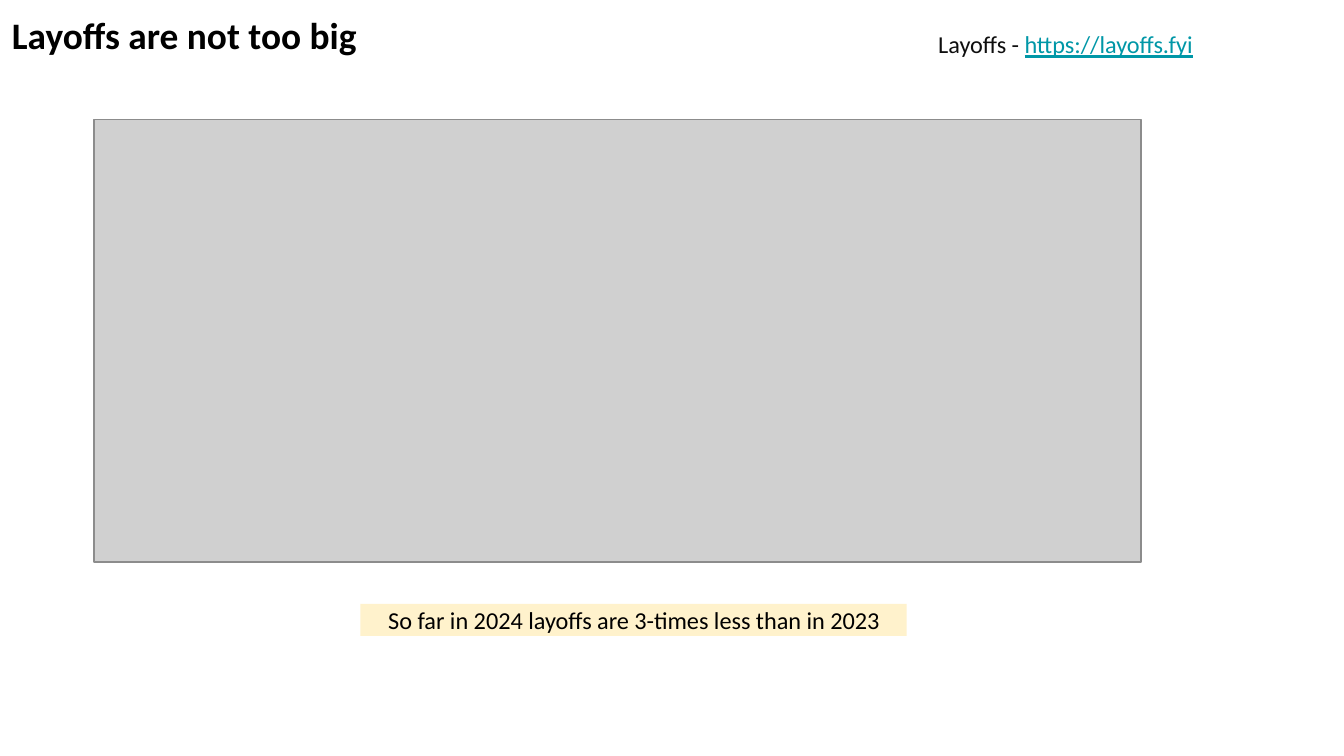
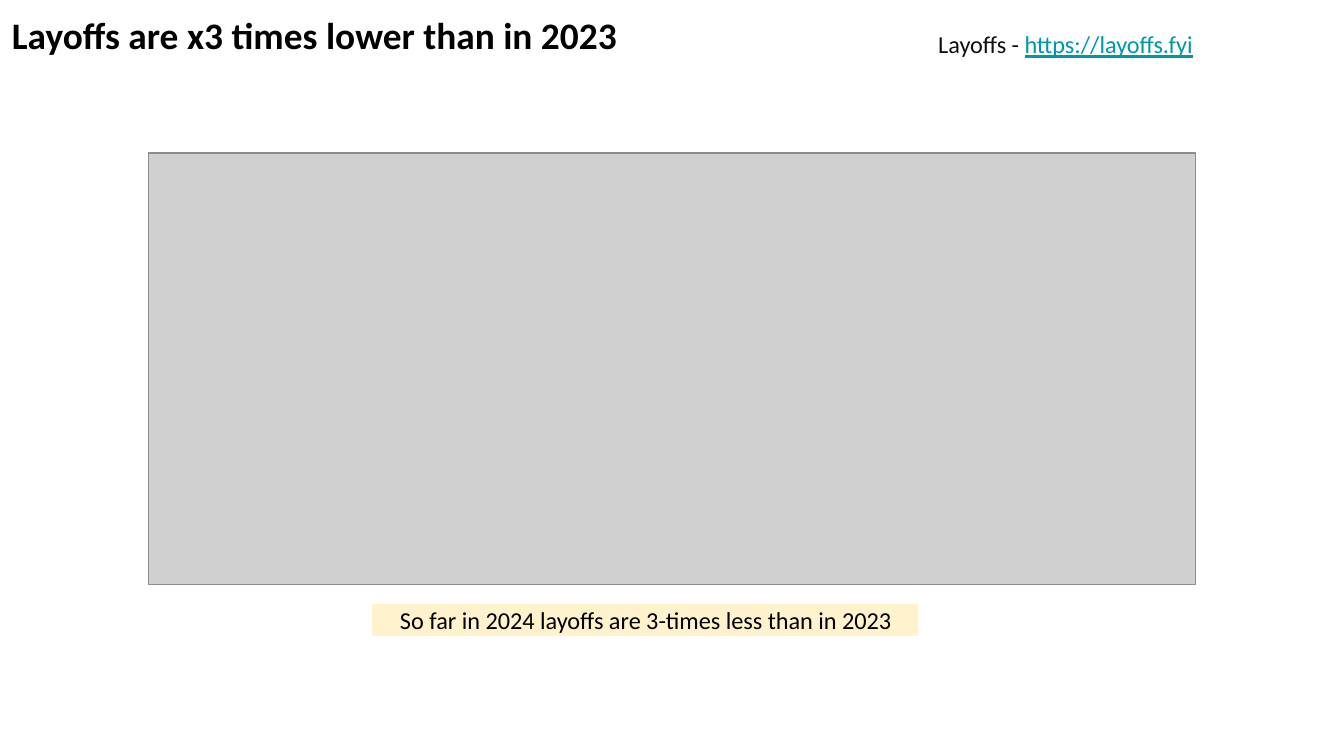
Before and after one commit to lselector/seminar, a slide deck: slide 19 of 2024/2024-03-01-AI-Updates.pptx (slide 15 before the commit). Drawn at 1344x756 pixels with LibreOffice and Linux fonts; fonts in the diff are those of the drawing; grey boxes stand for pictures. Boxes give left, top, right and bottom in pixels: in the first picture for what was removed or moved away, otherwise in the second. Text is boxed around its words. In the diff, an @@ line names an element or a change of style, - is before the commit and + after.

```diff
--- a/2024/2024-03-01-AI-Updates.pptx
+++ b/2024/2024-03-01-AI-Updates.pptx
@@ text at (x1=12, y1=22, x2=617, y2=55): text changed @@
-Layoffs are not too big
+Layoffs are x3 times lower than in 2023
@@ picture resized from (x1=94, y1=120, x2=1141, y2=562) to (x1=148, y1=153, x2=1195, y2=585) @@
@@ rectangle "So far in 2024 layoffs ..." moved from (x1=360, y1=603, x2=906, y2=636) to (x1=372, y1=603, x2=918, y2=636) @@
```
Also in this commit, not shown: 5 other slides changed, 7 slides added, 3 slides removed.
